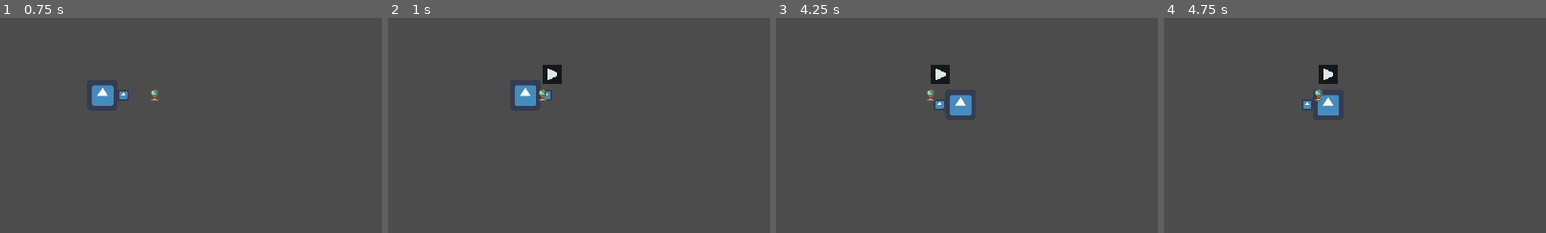
Above: before the commit, frames 1-4 (left to right).
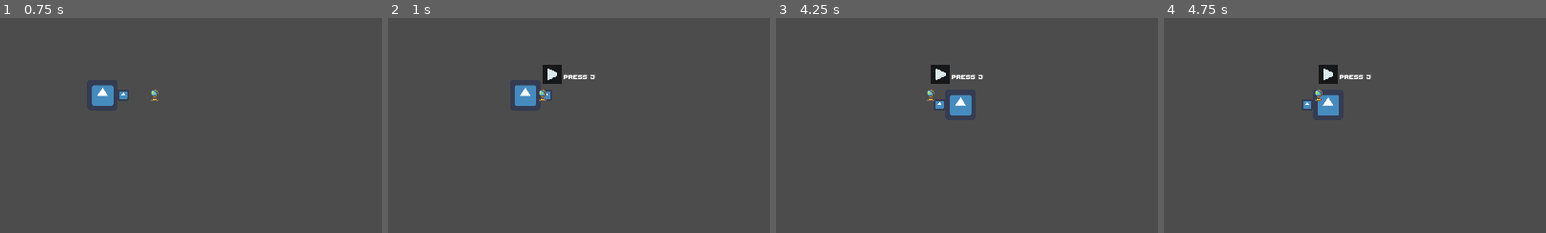
Above: after the commit, the same moments.

Repository: Komogi/Brackeys-GJ6
Game: Godot game, scene res://Scenes/GameScreen.tscn
The game is run twice, just before and just after one commit, with the same random seed, the same clock (stepped at 60 frames per second) and the same inputs. This scene is started directly instead of the project's main scene. The engine's default icon, where the game draws it, is replaced by a stand-in: a white triangle on a blue panel in a dark square.
Inputs:
- Up to frame 1 (0.75 s): tap Enter at 0.5 s; hold Right (ui_right) from 0.53 s (still down); tap J (interact) at 0.6 s
- Up to frame 2 (1 s): keep holding Right (ui_right)
- Up to frame 3 (4.25 s): tap J (interact) at 1.25, 1.35, 2.1, 2.85, 3.6 s; release Right (ui_right) at 1.28 s; hold Down (ui_down) 1.28-2.03 s; hold Right (ui_right) 2.03-2.78 s; hold Up (ui_up) 2.78-3.53 s; hold Left (ui_left) from 3.53 s (still down)
- Up to frame 4 (4.75 s): keep holding Left (ui_left); tap J (interact) at 4.25, 4.35 s
The pictures show only the part of the screen within x 11-61%, y 24-74%; the shares and areas given below are measured in that part.

Frame 1 is identical in both runs. In frame 2, 0.2% of the frame differs, in the area x 46-55%, y 26-29%; in frame 3, 0.2%; in frame 4, 0.2%.

Commit message:
Fix Label Issue
- Change RichLabel to Label

Diff:
--- a/Player/InteractionComponentUI.tscn
+++ b/Player/InteractionComponentUI.tscn
@@ -16,7 +16,7 @@
 }
 interaction_component_nodepath = NodePath(".")
 interaction_texture_nodepath = NodePath("HBoxContainer/TextureRect")
-interaction_text_nodepath = NodePath("HBoxContainer/RichTextLabel")
+interaction_text_nodepath = NodePath("HBoxContainer/Label")
 interaction_default_texture = ExtResource( 3 )
 interaction_default_text = "Interact"
 
@@ -32,12 +32,10 @@
 margin_bottom = 40.0
 texture = ExtResource( 3 )
 
-[node name="RichTextLabel" type="RichTextLabel" parent="HBoxContainer"]
+[node name="Label" type="Label" parent="HBoxContainer"]
 margin_left = 36.0
-margin_right = 36.0
-margin_bottom = 40.0
-custom_fonts/mono_font = SubResource( 1 )
+margin_top = 12.0
+margin_right = 93.0
+margin_bottom = 27.0
+custom_fonts/font = SubResource( 1 )
 text = "Interact"
-__meta__ = {
-"_edit_use_anchors_": false
-}
